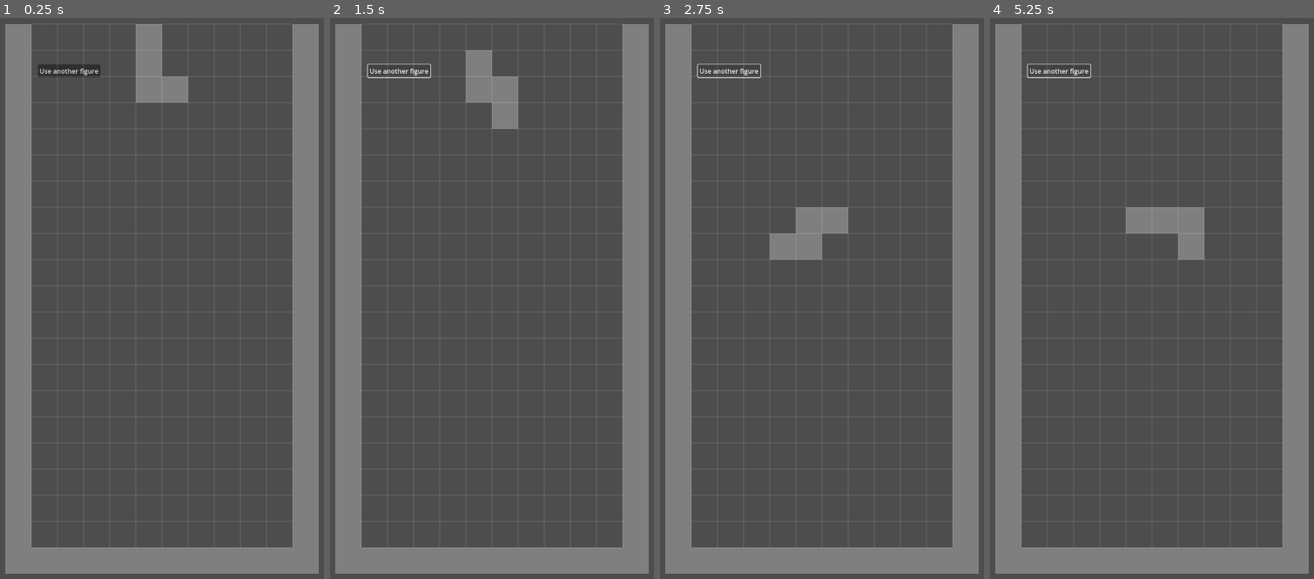
Above: before the commit, frames 1-4 (left to right).
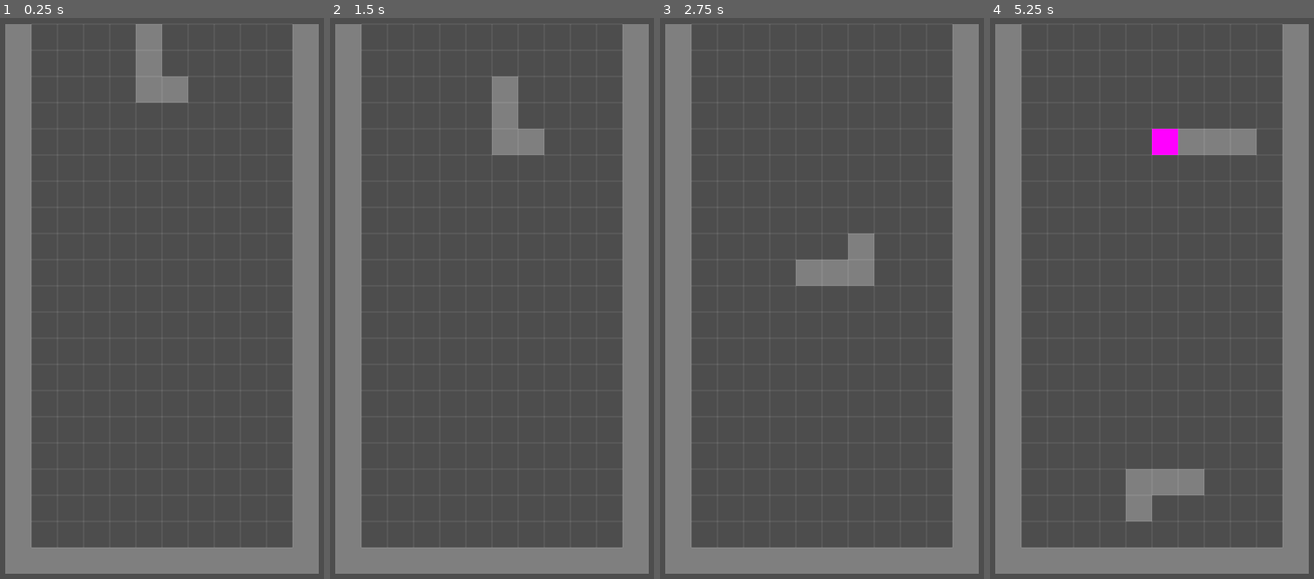
Above: after the commit, the same moments.

Repository: lacedon/mana-tetris
Game: Godot game, scene res://src/components/field/field.tscn
Same seed, same stepped clock (60 frames per second), same inputs: the game is played once before the commit and once after it.
Inputs (mouse positions are in pixels of both pictures, inside the frame that each line leads up to):
- Up to frame 1 (0.25 s): no input
- Up to frame 2 (1.5 s): click (398, 68) at 0.5 s, where only the run before the commit has a clickable "Use another figure"; tap Enter at 1.25 s; hold Right (move-right) from 1.28 s (still down); hold S (drop) from 1.28 s (still down)
- Up to frame 3 (2.75 s): release Right (move-right) at 2.03 s; release S (drop) at 2.03 s; hold Left (move-left) from 2.03 s (still down); tap Up (rotate) at 2.1 s
- Up to frame 4 (5.25 s): tap Space at 2.75 s; release Left (move-left) at 2.78 s; hold S (drop) 2.78-3.53 s; hold Right (move-right) 2.78-4.28 s; tap Up (rotate) at 3.6, 5.1 s; tap Enter at 4.25 s; hold S (drop) 4.28-5.03 s; hold Left (move-left) from 4.28 s (still down)

The runs differ from the first frame. In frame 1, 0.3% of the frame differs, in the area x 11-31%, y 8-11%; in frame 2, 1.7%; in frame 3, 3.2%; in frame 4, 4.7%, in the area x 11-83%, y 8-90%.

Commit message:
Add base version of row detector

Diff:
--- a/src/components/field/field.gd
+++ b/src/components/field/field.gd
@@ -1,8 +1,12 @@
 extends Node2D
 
 const FigureGenerator = preload("res://src/components/field/figure_generator/figure_generator.gd")
+const RowDetector = preload("res://src/components/field/row_detector/row_detector.gd")
 
 @onready var figureGenerator: FigureGenerator = $FigureGenerator
+@onready var rowDetector: RowDetector = $RowDetector
 
-func regenerate_figure() -> void:
+func handle_calls_updated() -> void:
+    prints('handle_calls_updated')
+    rowDetector.check_row_fulfillment()
     figureGenerator.use_next_figure()
--- a/src/components/field/field.tscn
+++ b/src/components/field/field.tscn
@@ -8,6 +8,7 @@
 [ext_resource type="PackedScene" uid="uid://c2hydwapiwltv" path="res://src/components/field/grid/grid.tscn" id="5_0hdck"]
 [ext_resource type="PackedScene" uid="uid://dws6kt3fjmvdt" path="res://src/components/controller/controller.tscn" id="5_040dr"]
 [ext_resource type="PackedScene" uid="uid://diwdpg65wgwks" path="res://src/components/field/cell_manager/cell_manager.tscn" id="5_mpd6f"]
+[ext_resource type="PackedScene" uid="uid://b7x83ybaqdkl2" path="res://src/components/field/row_detector/row_detector.tscn" id="7_3mxdh"]
 [ext_resource type="PackedScene" uid="uid://b57y3wwhyr864" path="res://src/components/figure/figure.tscn" id="7_7y8br"]
 
 [node name="Field" type="Node2D"]
@@ -26,6 +27,8 @@
 [node name="Controller" parent="." node_paths=PackedStringArray("figureMover") instance=ExtResource("5_040dr")]
 figureMover = NodePath("../FigureMover")
 
+[node name="RowDetector" parent="." instance=ExtResource("7_3mxdh")]
+
 [node name="Decorations" type="Node" parent="."]
 
 [node name="Walls" parent="Decorations" instance=ExtResource("4_6sdv8")]
@@ -40,11 +43,11 @@
 [node name="Figure" parent="." instance=ExtResource("7_7y8br")]
 
 [node name="UseNextFigure" type="Button" parent="."]
+visible = false
 offset_left = 16.0
 offset_top = 99.0
 offset_right = 169.0
 offset_bottom = 130.0
 text = "Use another figure"
 
-[connection signal="cells_updated" from="CellManager" to="." method="regenerate_figure"]
-[connection signal="pressed" from="UseNextFigure" to="." method="regenerate_figure"]
+[connection signal="cells_updated" from="CellManager" to="." method="handle_calls_updated"]
--- /dev/null
+++ b/src/components/field/row_detector/row_detector.gd
@@ -0,0 +1,41 @@
+extends Node
+
+const NONE_COLLISION = 0
+const CELL_COLLISION = 1
+
+var areaList: Array[Area2D] = []
+
+func _ready() -> void:
+    _create_area_list()
+
+func _create_area_list() -> void:
+    for i in range(0, FieldConfig.fieldSize.y):
+        var rectangle: RectangleShape2D = RectangleShape2D.new()
+        rectangle.size = Vector2(FieldConfig.fieldSize.x, 1) * FieldConfig.cellSize
+
+        var collisionShape: CollisionShape2D = CollisionShape2D.new()
+        collisionShape.shape = rectangle
+        collisionShape.position = rectangle.size / 2
+
+        var area2D: Area2D = Area2D.new()
+        area2D.name = "AreaRow#" + str(i)
+        area2D.position = Vector2(0, i) * FieldConfig.cellSize
+        area2D.add_child(collisionShape)
+        area2D.collision_layer = NONE_COLLISION
+        area2D.collision_mask = CELL_COLLISION
+
+        add_child(area2D)
+        areaList.append(area2D)
+
+func _get_area_collision_fillment() -> Array[int]:
+    var fullRowCellCount: int = FieldConfig.fieldSize.x
+    var isFilledByAreaList: Array[int] = []
+    for area in areaList:
+        var size: int = area.get_overlapping_areas().size()
+        # prints(area.name + " has " + str(size) + " cells", area.get_overlapping_areas())
+        isFilledByAreaList.append(size)
+
+    return isFilledByAreaList
+
+func check_row_fulfillment() -> void:
+    prints(_get_area_collision_fillment())
--- /dev/null
+++ b/src/components/field/row_detector/row_detector.tscn
@@ -0,0 +1,8 @@
+[gd_scene load_steps=2 format=3 uid="uid://b7x83ybaqdkl2"]
+
+[ext_resource type="Script" uid="uid://c8ibnagnv8dan" path="res://src/components/field/row_detector/row_detector.gd" id="1_qg5fp"]
+
+[node name="RowDetector" type="Node"]
+script = ExtResource("1_qg5fp")
+
+[node name="Area2D" type="Area2D" parent="."]
Not shown: 1 places in src/components/field/field.tscn that only renumber resources
Not shown, added: src/components/field/row_detector/row_detector.gd.uid
